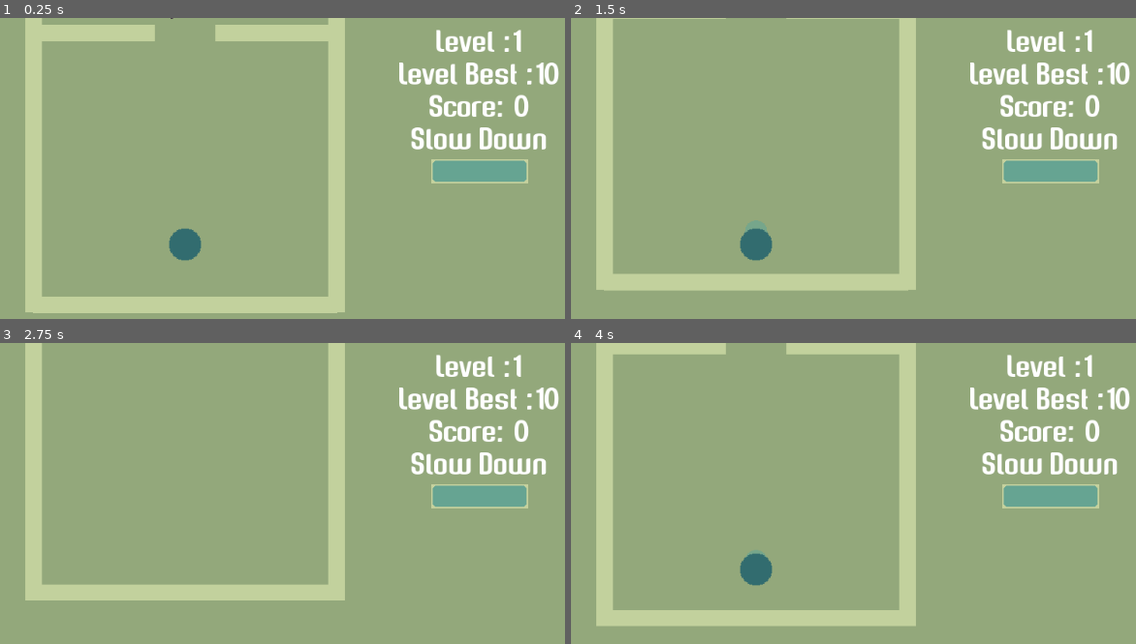
Above: before the commit, frames 1-4 (two rows, left to right).
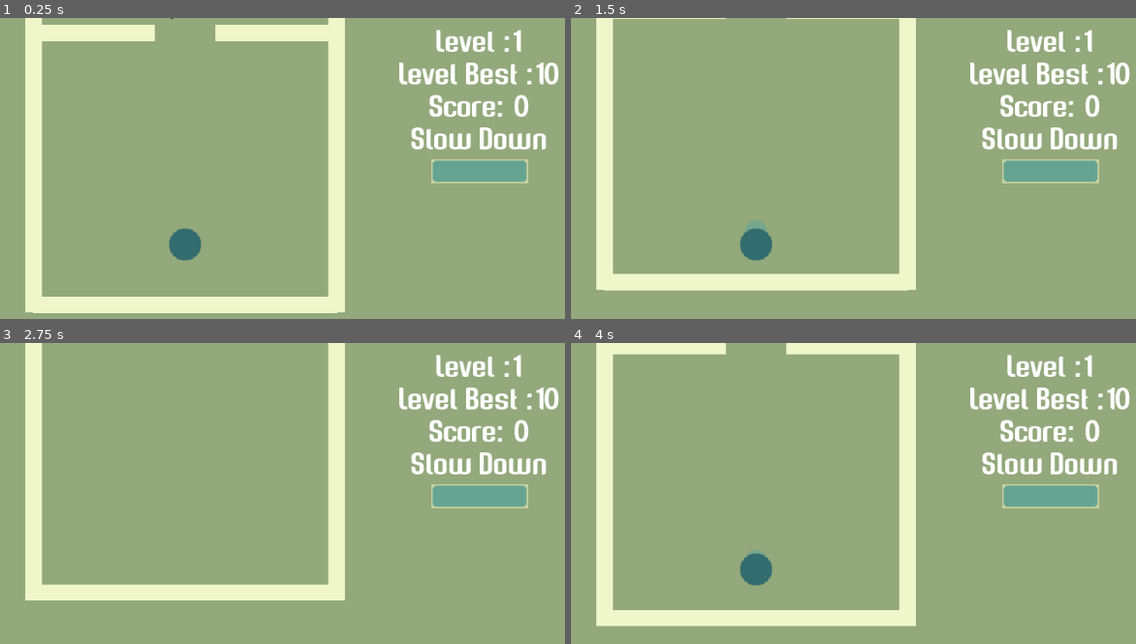
Above: after the commit, the same moments.

Repository: CoderJet/MGJ-2019
Game: Godot game, scene res://src/scenes/world-8.tscn
Two runs of this game, one before a commit and one after it. Both use one fixed random seed, a clock stepped at 60 frames per second and the inputs below.
Inputs (mouse positions are in pixels of both pictures, inside the frame that each line leads up to):
- Up to frame 1 (0.25 s): no input
- Up to frame 2 (1.5 s): move the mouse to (757, 273) at 0.52 s; click (757, 273) at 0.67 s; move the mouse to (599, 267) at 1.27 s; click (599, 267) at 1.42 s
- Up to frame 3 (2.75 s): move the mouse to (259, 469) at 2.02 s; click (259, 469) at 2.17 s
- Up to frame 4 (4 s): tap Enter at 2.75 s; move the mouse to (outside the picture) at 2.77 s; click (outside the picture) at 2.92 s; move the mouse to (989, 637) at 3.52 s; click (989, 637) at 3.67 s

The runs differ from the first frame. In frame 1, 11% of the frame differs, in the area x 4-62%, y 0-99%; in frame 2, 8.3%; in frame 3, 7.6%; in frame 4, 9.6%.

Commit message:
Changing level colours

Diff:
--- a/src/entities/Enemies/enemy.gd
+++ b/src/entities/Enemies/enemy.gd
@@ -3,6 +3,9 @@
 export (Array, Vector2) var travel_points
 
 var path_itr : int = 1
+
+func _ready() -> void:
+	$Sprite.modulate = globals.level_details[get_parent().get_parent().level_no].level_colours[6]
 
 
 func _physics_process(delta: float) -> void:
--- a/src/entities/player/player.gd
+++ b/src/entities/player/player.gd
@@ -23,6 +23,10 @@
 
 var scene_to_load := String()
 var move_to : Vector2 = Vector2.ZERO
+
+
+func _ready() -> void:
+	$Sprite.modulate = globals.level_details[get_parent().level_no].level_colours[4]
 
 
 func _physics_process(delta: float) -> void:
--- a/src/entities/rotator.gd
+++ b/src/entities/rotator.gd
@@ -4,6 +4,9 @@
 export var rotate_amount : int = 1
 
 var path_itr : int = 1
+
+func _ready() -> void:
+	$Sprite.modulate = globals.level_details[get_parent().get_parent().level_no].level_colours[1]
 
 
 func _physics_process(delta: float) -> void:
--- a/src/globals/globals.gd
+++ b/src/globals/globals.gd
@@ -1,6 +1,11 @@
 extends Node
 
 var score : int = 0
+
+var game_colours = {
+	0 : {},
+	1 : {}
+}
 
 var level_details = {
 		1 : Level.new(),
@@ -10,26 +15,56 @@
 		5 : Level.new()
 	}
 
+
+func _generate_colours() -> void:
+	game_colours[0] = {
+		0 : Color("#97a97c"), # Background
+		1 : Color("#f3f7cb"), # Walls
+		2 : Color("#c6d29e"), # ??
+
+		4 : Color("#346d70"), # Player Colour
+
+		6 : Color("#3b2e3d"), # Enemy Colour
+	}
+
+	game_colours[1] = {
+		0 : Color("#7dbff2"), # Background
+		1 : Color("#8bc7d5"), # Walls
+		2 : Color("#afc08a"), # ??
+
+		4 : Color("#315364"), # Player Colour
+
+		6 : Color("#33142a"), # Enemy Colour
+	}
+
+
 func _ready() -> void:
+	_generate_colours()
+
 	level_details[1].level_no = 1
 	level_details[1].level_best = 10
+	level_details[1].level_colours = game_colours[0]
 
 	level_details[2].level_no = 2
 	level_details[2].max_dead_eye = 0.5
 	level_details[2].dead_eye_value = level_details[2].max_dead_eye
 	level_details[2].level_best = 100
+	level_details[2].level_colours = game_colours[0]
 
 	level_details[3].level_no = 3
 	level_details[3].max_dead_eye = 0.5
 	level_details[3].dead_eye_value = level_details[3].max_dead_eye
 	level_details[3].level_best = 100
+	level_details[3].level_colours = game_colours[0]
 
 	level_details[4].level_no = 4
 	level_details[4].max_dead_eye = 0.5
 	level_details[4].dead_eye_value = level_details[4].max_dead_eye
 	level_details[4].level_best = 100
+	level_details[4].level_colours = game_colours[0]
 
 	level_details[5].level_no = 5
 	level_details[5].max_dead_eye = 0.5
 	level_details[5].dead_eye_value = level_details[5].max_dead_eye
 	level_details[5].level_best = 100
+	level_details[5].level_colours = game_colours[1]
--- a/src/mechanic/level.gd
+++ b/src/mechanic/level.gd
@@ -6,6 +6,7 @@
 var dead_eye_value : float = 0.4
 var score : int = 0
 var level_best : int = 0
+var level_colours = {}
 
 
 func reset_dead_eye() -> void:
--- /dev/null
+++ b/src/obstacle/obstacle.gd
@@ -0,0 +1,4 @@
+extends StaticBody2D
+
+func _ready() -> void:
+	$Sprite.modulate = globals.level_details[get_parent().get_parent().level_no].level_colours[1]
--- a/src/obstacle/obstacle.tscn
+++ b/src/obstacle/obstacle.tscn
@@ -1,6 +1,7 @@
-[gd_scene load_steps=3 format=2]
+[gd_scene load_steps=4 format=2]
 
-[ext_resource path="res://assets/solid_block.png" type="Texture" id=1]
+[ext_resource path="res://src/obstacle/obstacle.gd" type="Script" id=1]
+[ext_resource path="res://assets/solid_block.png" type="Texture" id=2]
 
 [sub_resource type="RectangleShape2D" id=1]
 extents = Vector2( 16, 16 )
@@ -10,10 +11,11 @@
 rotation = -3.14159
 scale = Vector2( 10, 0.5 )
 collision_layer = 4
+script = ExtResource( 1 )
 
 [node name="Sprite" type="Sprite" parent="."]
 modulate = Color( 0.776471, 0.823529, 0.619608, 1 )
-texture = ExtResource( 1 )
+texture = ExtResource( 2 )
 
 [node name="CollisionShape2D" type="CollisionShape2D" parent="."]
 visible = false
--- /dev/null
+++ b/src/scenes/background.gd
@@ -0,0 +1,4 @@
+extends CanvasLayer
+
+func _ready() -> void:
+	$TextureRect.modulate = globals.level_details[get_parent().level_no].level_colours[0]
--- a/src/scenes/background.tscn
+++ b/src/scenes/background.tscn
@@ -1,10 +1,12 @@
-[gd_scene load_steps=3 format=2]
+[gd_scene load_steps=4 format=2]
 
-[ext_resource path="res://assets/solid_block.png" type="Texture" id=1]
-[ext_resource path="res://src/shaders/vignette.tres" type="Material" id=2]
+[ext_resource path="res://src/scenes/background.gd" type="Script" id=1]
+[ext_resource path="res://assets/solid_block.png" type="Texture" id=2]
+[ext_resource path="res://src/shaders/vignette.tres" type="Material" id=3]
 
 [node name="Background" type="CanvasLayer"]
 layer = -1
+script = ExtResource( 1 )
 
 [node name="TextureRect" type="TextureRect" parent="."]
 modulate = Color( 0.592157, 0.662745, 0.486275, 1 )
--- a/src/scenes/world-template.tscn
+++ b/src/scenes/world-template.tscn
@@ -19,6 +19,7 @@
 [node name="Enemies" type="Node" parent="."]
 
 [node name="Player" parent="." instance=ExtResource( 2 )]
+editor/display_folded = true
 
 [node name="DeadEye" parent="." instance=ExtResource( 3 )]
 
--- a/src/scenes/world.gd
+++ b/src/scenes/world.gd
@@ -28,7 +28,6 @@
 	if activated:
 		if (event.button_index == BUTTON_LEFT and event.pressed):
 			if player_can_move:
-				print("Click!")
 				emit_signal("on_point_selected", get_global_mouse_position())
 
 	if event.button_index == BUTTON_RIGHT:
Not shown: 1 places in src/scenes/background.tscn that only renumber resources
